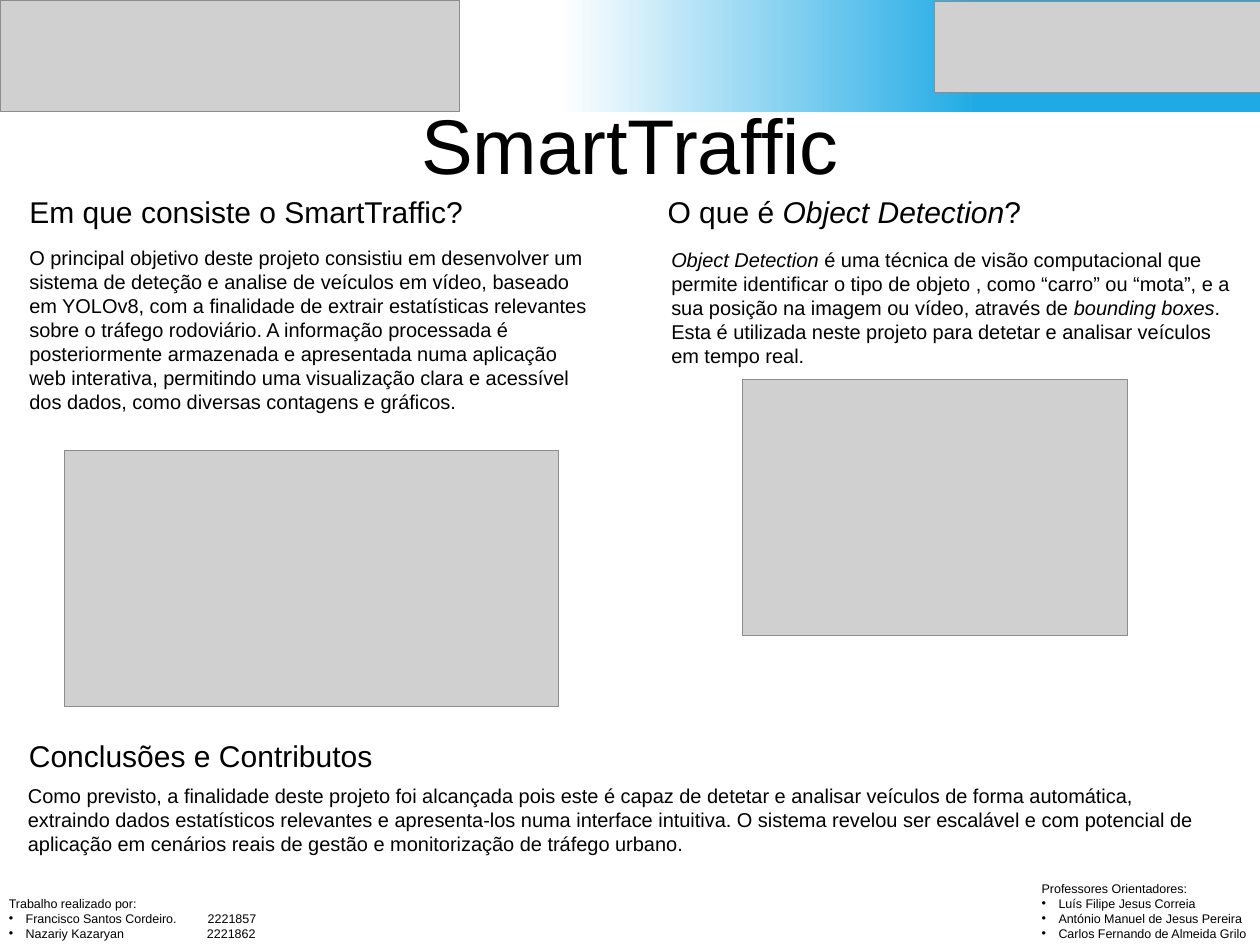
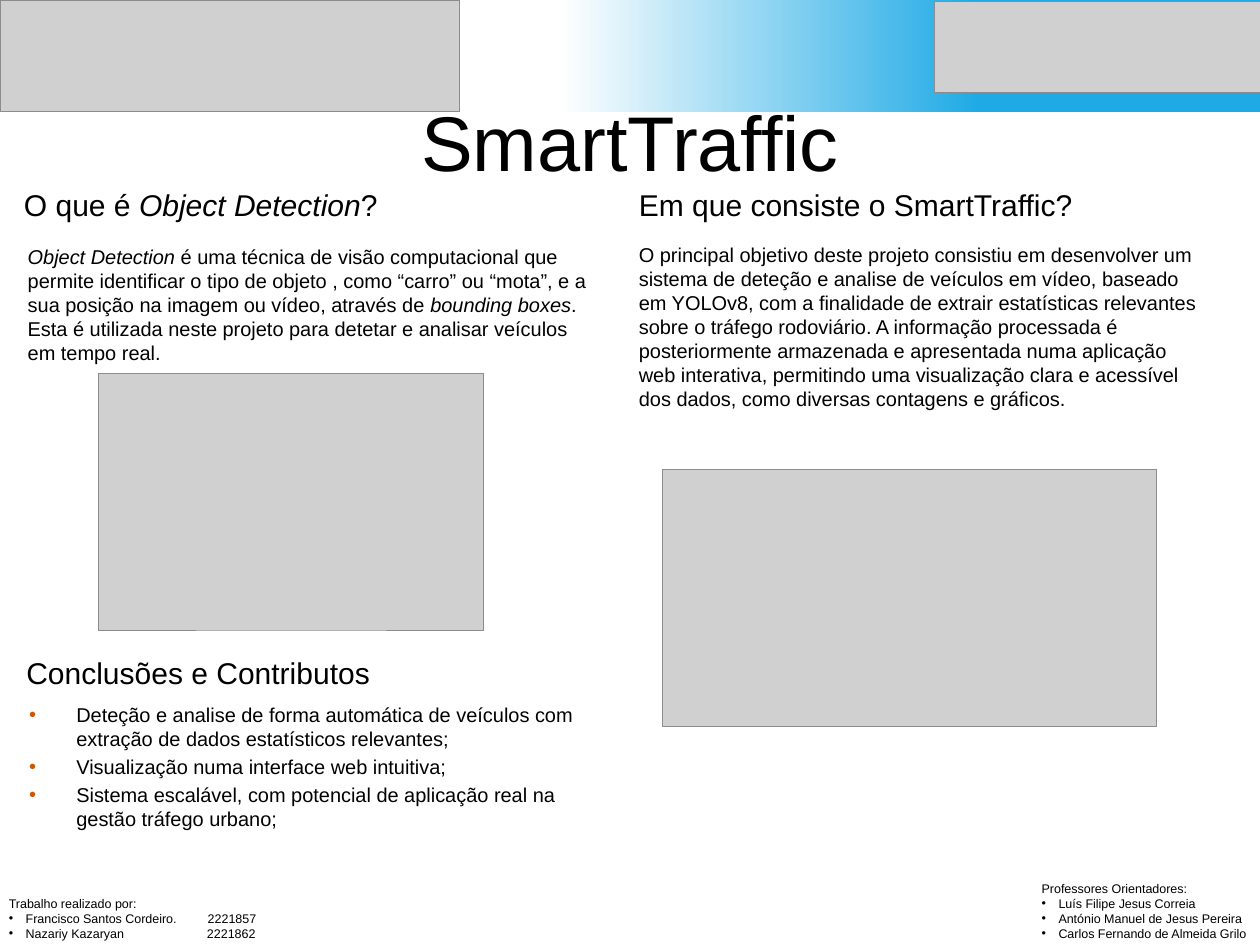
Before and after one commit to laRataAlada19/SmartTraffic, a slide deck: slide 1 of Proj Inf_EI_Poster_A3_SmartTraffic.pptx. Drawn at 1260x945 pixels with LibreOffice and Linux fonts; fonts in the diff are those of the drawing; grey boxes stand for pictures; background and template pictures are left out. Boxes give left, top, right and bottom in pixels: in the first picture for what was removed or moved away, otherwise in the second. Text is boxed around its words. In the diff, an @@ line names an element or a change of style, - is before the commit and + after.

```diff
--- a/Proj Inf_EI_Poster_A3_SmartTraffic.pptx
+++ b/Proj Inf_EI_Poster_A3_SmartTraffic.pptx
@@ title "SmartTraffic" rewrapped from box(421, 118, 838, 175) to box(421, 109, 838, 172) @@
@@ 2 texts, 1 picture: place and size @@
-2 texts, 1 picture at box(668, 201, 1229, 635)
+2 texts, 1 picture at box(24, 194, 586, 630)
@@ text "Em que consiste o SmartTraffic?": place and size @@
-text "Em que consiste o SmartTraffic?" at box(29, 201, 462, 228)
+text "Em que consiste o SmartTraffic?" at box(639, 194, 1072, 221)
@@ text "O principal objetivo deste projeto ...": place and size @@
-text "O principal objetivo deste projeto ..." at box(29, 250, 586, 413)
+text "O principal objetivo deste projeto ..." at box(639, 247, 1196, 410)
@@ picture: place and size @@
-picture at box(65, 450, 559, 706)
+picture at box(662, 470, 1157, 726)
@@ text "Conclusões e Contributos": place and size @@
-text "Conclusões e Contributos" at box(29, 745, 372, 768)
+text "Conclusões e Contributos" at box(26, 662, 369, 685)
@@ text at box(76, 707, 573, 830): text changed @@
-Como previsto, a finalidade deste projeto foi alcançada pois este é capaz de detetar e analisar veículos de forma automática, extraindo dados estatísticos relevantes e apresenta-los numa interface intuitiva. O sistema revelou ser escalável e com potencial de aplicação em cenários reais de gestão e monitorização de tráfego urbano.
+• Deteção e analise de forma automática de veículos com extração de dados estatísticos relevantes;
+• Visualização numa interface web intuitiva;
+• Sistema escalável, com potencial de aplicação real na gestão tráfego urbano;
```
Also in this commit, not shown: 8 other files.
